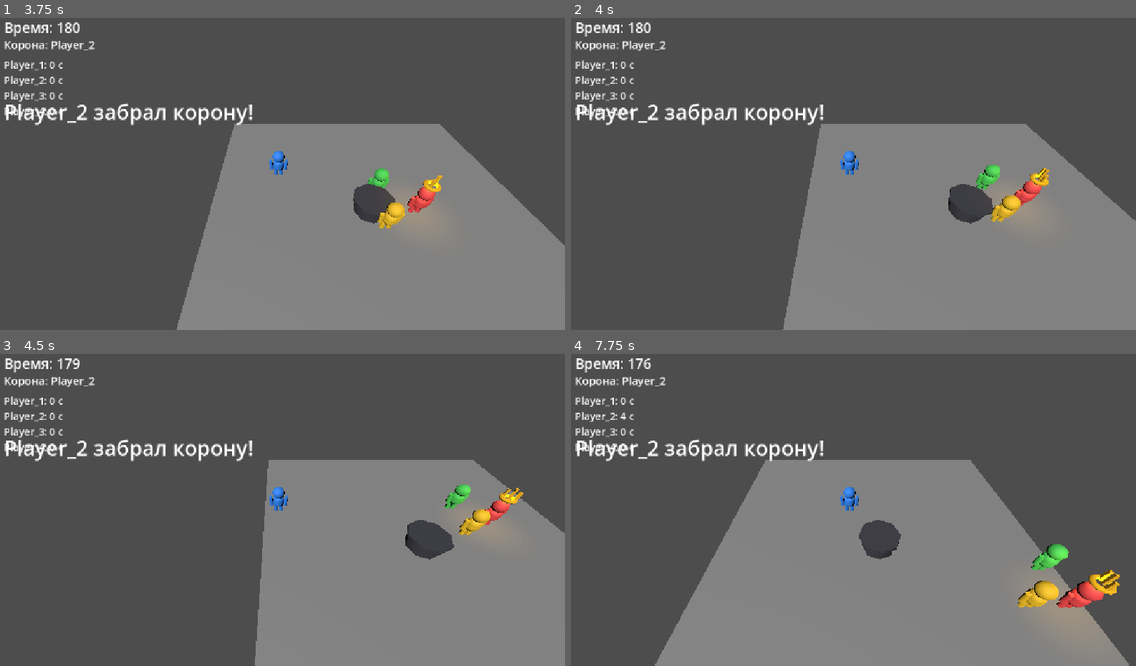
Above: before the commit, frames 1-4 (two rows, left to right).
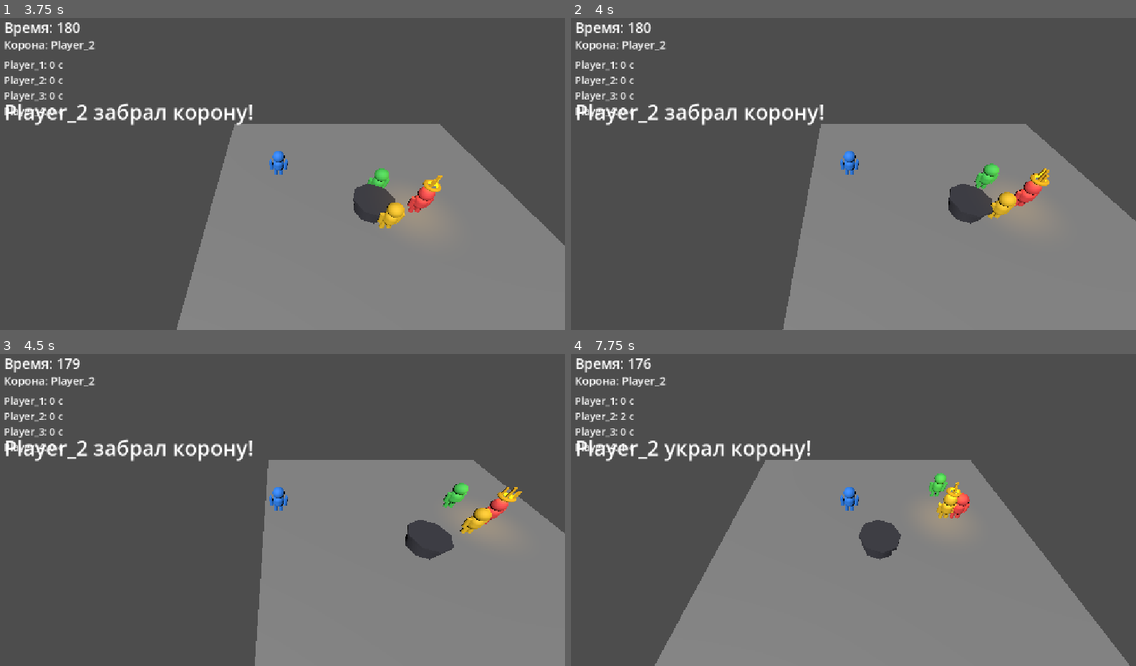
Above: after the commit, the same moments.

Repository: denisyltanovmagamed-netizen/PROJECT-01-CROWN
Game: Godot game, scene res://scenes/main/main.tscn
The game is run twice, just before and just after one commit, with the same random seed, the same clock (stepped at 60 frames per second) and the same inputs.
Inputs (mouse positions are in pixels of both pictures, inside the frame that each line leads up to):
- Up to frame 1 (3.75 s): tap Enter at 0.5, 2 s; move the mouse to (406, 152) at 0.52 s; hold Right (ui_right) 0.53-1.28 s; click (406, 152) at 0.67 s; tap Space at 1.25, 2.75 s; move the mouse to (163, 186) at 1.27 s; hold Down (ui_down) 1.28-2.03 s; move the mouse to (333, 99) at 2.02 s; hold Right (ui_right) 2.03-2.78 s; move the mouse to (248, 233) at 2.77 s; hold Up (ui_up) 2.78-3.53 s; click (248, 233) at 2.92 s; move the mouse to (452, 217) at 3.52 s; hold Left (ui_left) from 3.53 s (still down)
- Up to frame 2 (4 s): keep holding Left (ui_left)
- Up to frame 3 (4.5 s): keep holding Left (ui_left); move the mouse to (107, 456) at 4.27 s
- Up to frame 4 (7.75 s): move the mouse to (876, 503) at 5.02 s; release Left (ui_left) at 5.03 s; hold Down (ui_down) 5.03-5.78 s; click (876, 503) at 5.17 s; move the mouse to (763, 425) at 5.77 s; hold Right (ui_right) 5.78-6.53 s; move the mouse to (977, 488) at 6.52 s; hold Up (ui_up) 6.53-7.28 s; move the mouse to (734, 522) at 7.27 s; hold Right (ui_right) from 7.28 s (still down); click (734, 522) at 7.42 s

Frame 1 is identical in both runs. In frame 2, 0.4% of the frame differs, in the area x 71-85%, y 46-66%; in frame 3, 0.5%; in frame 4, 3.2%, in the area x 8-98%, y 18-87%.

Commit message:
Fix AI approach so attackers can reach steal range

Diff:
--- a/scripts/player/player.gd
+++ b/scripts/player/player.gd
@@ -71,7 +71,13 @@
             velocity = Vector3.ZERO
             return
 
-    direction = _apply_separation(direction.normalized())
+    var distance_to_target := direction.length()
+    direction = direction.normalized()
+
+    # Near the target, prioritize reaching the steal distance over separation.
+    # Otherwise separation can push attackers away forever before they get close enough to steal.
+    if distance_to_target > 1.8:
+        direction = _apply_separation(direction)
 
     if get_meta("crown_holder", false):
         var distance_from_center := Vector2(global_position.x, global_position.z).length()
@@ -81,7 +87,8 @@
             var center_direction := Vector3(-global_position.x, 0.0, -global_position.z).normalized()
             escape_direction = (escape_direction * 0.65 + center_direction * 0.9).normalized()
 
-        escape_direction = _apply_separation(escape_direction)
+        if distance_to_target > 1.8:
+            escape_direction = _apply_separation(escape_direction)
         velocity.x = escape_direction.x * move_speed * 0.76
         velocity.z = escape_direction.z * move_speed * 0.76
     else:
